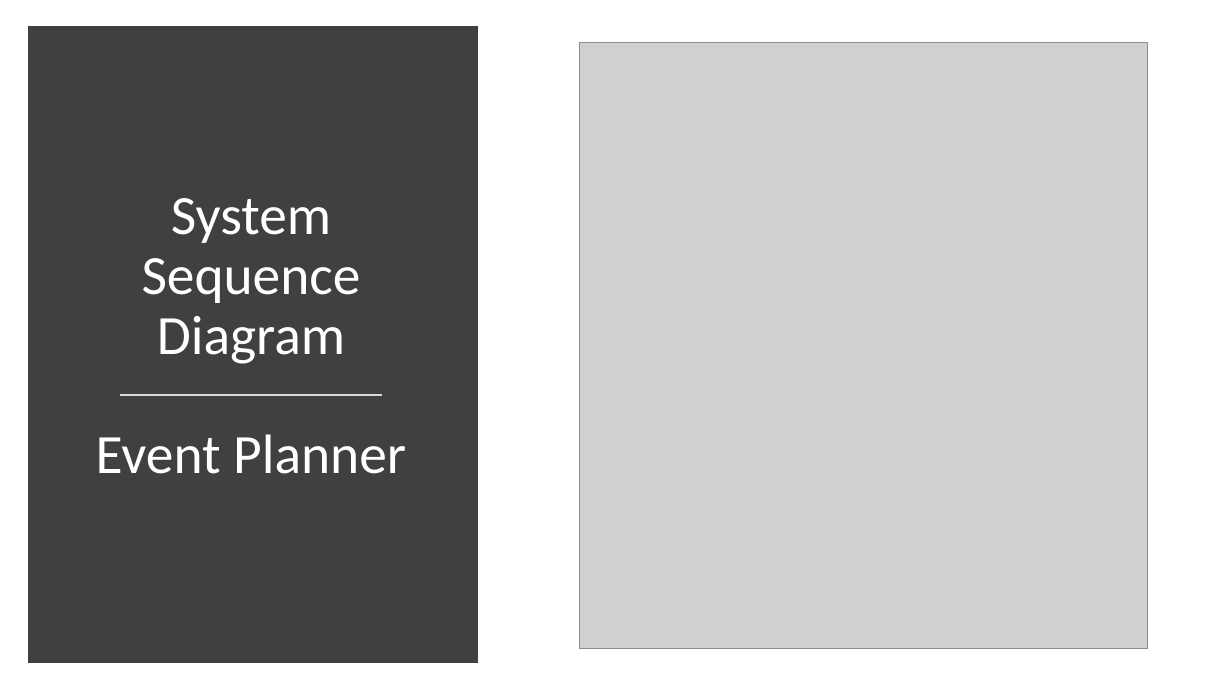
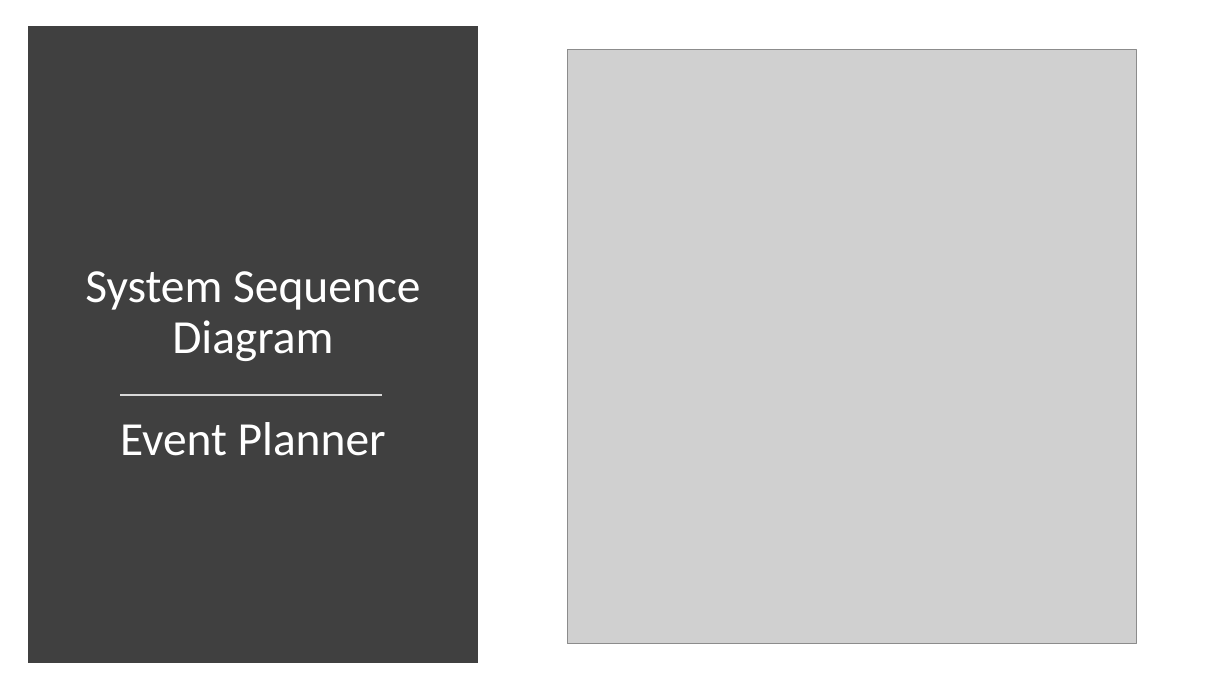
Before and after one commit to wd7792kd/ics370, a slide deck: slide 13 of Project Elaboration P1.pptx (slide 10 before the commit). Drawn at 1232x693 pixels with LibreOffice and Linux fonts; fonts in the diff are those of the drawing; grey boxes stand for pictures. Boxes give left, top, right and bottom in pixels: in the first picture for what was removed or moved away, otherwise in the second. Text is boxed around its words. In the diff, an @@ line names an element or a change of style, - is before the commit and + after.

```diff
--- a/Project Elaboration P1.pptx
+++ b/Project Elaboration P1.pptx
@@ picture resized from (x1=579, y1=43, x2=1148, y2=649) to (x1=567, y1=50, x2=1137, y2=644) @@
@@ title "System Sequence Diagram Event Planner" moved from (x1=96, y1=198, x2=406, y2=474) to (x1=85, y1=271, x2=420, y2=456) @@
@@ title "System Sequence Diagram Event Planner" at (x1=85, y1=271, x2=420, y2=456): size 43.2 to 37 pt @@
```
Also in this commit, not shown: 4 other slides changed, 3 slides added.
